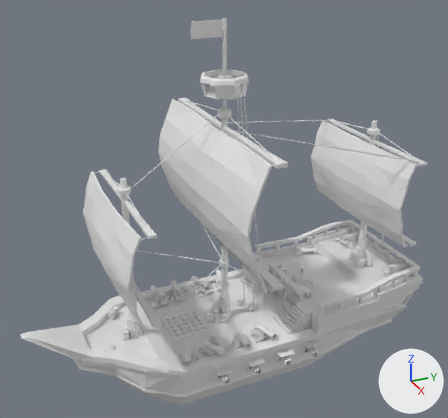
Before and after pictures for a commit that changed the Blender file assets/pirateship/pirateship.blend.
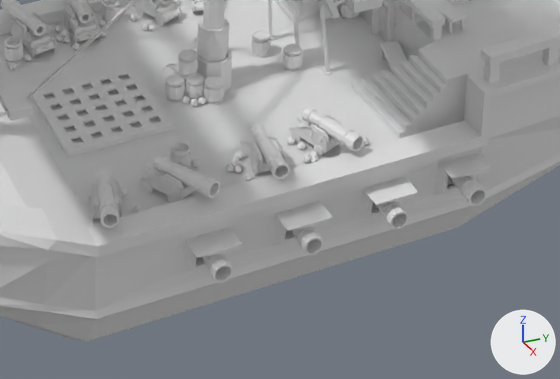
The first picture shows the older version from a camera (50 mm lens) standing at (16.04, -7.23, 14.6) and looking at (-0.15, 0.06, 6.5). The close-ups show the older and then the newer version on the part from 34% to 77% of the width and 69% to 100% of the height of that picture. Only the edits that show in the close-ups are written down. The lights are fixed; the arrows at lower right show +X, +Y and +Z.

In view in the first close-up: 'pirateship hull'.
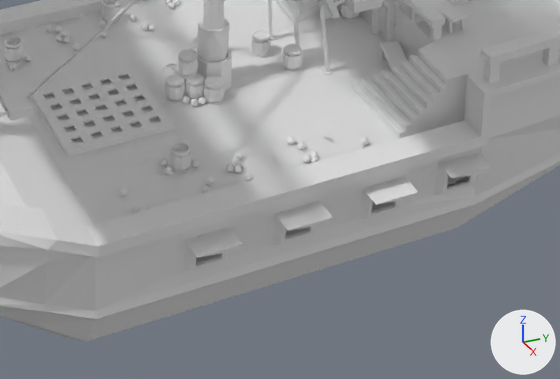
The change in detail:
me_sm_galleon_m_metal_dark_0 is used by ob_pirateship_hull; location (0.0, 0.0, 0.0).
me_sm_galleon_m_metal_dark_0 had 44295 vertices, 20065 faces, 6808 loose edges and spanned x -3.52..3.52, y -6.5..6.5, z 0.0..12.29.
me_sm_galleon_m_metal_dark_0 now has 34963 vertices, 12885 faces, 6808 loose edges and spans x -3.52..3.52, y -6.5..6.5, z 0.0..12.29.
me_sm_galleon_m_metal_dark_0 part 1: 119 loose pieces with 7889 vertices, spanning x -2.67..2.63, y -2.25..6.48, z 2.1..3.89, are deleted.
me_sm_galleon_m_metal_dark_0 part 2: 2 vertices moved within x -1.82, y -0.26, z 2.72; 611 vertices removed from x -1.96..-1.29, y -1.87..0.82, z 2.63..2.95.
me_sm_galleon_m_metal_dark_0 part 3: 6 vertices moved within x 1.59..1.96, y -1.93..-0.04, z 2.72..2.89; 562 vertices removed from x 1.21..1.97, y -2.2..0.8, z 2.63..2.95.
Other edits to the shape of me_sm_galleon_m_metal_dark_0 do not show in these pictures.

Where the change shows, as pixel boxes [x1, y1, x2, y2] in the close-ups (560 x 379 px):
part 1 of me_sm_galleon_m_metal_dark_0, deleted
    before: [1, 0, 487, 283]
part 2 of me_sm_galleon_m_metal_dark_0, cut back
    before: [12, 0, 196, 55]
part 3 of me_sm_galleon_m_metal_dark_0, cut back
    before: [88, 111, 381, 218]
